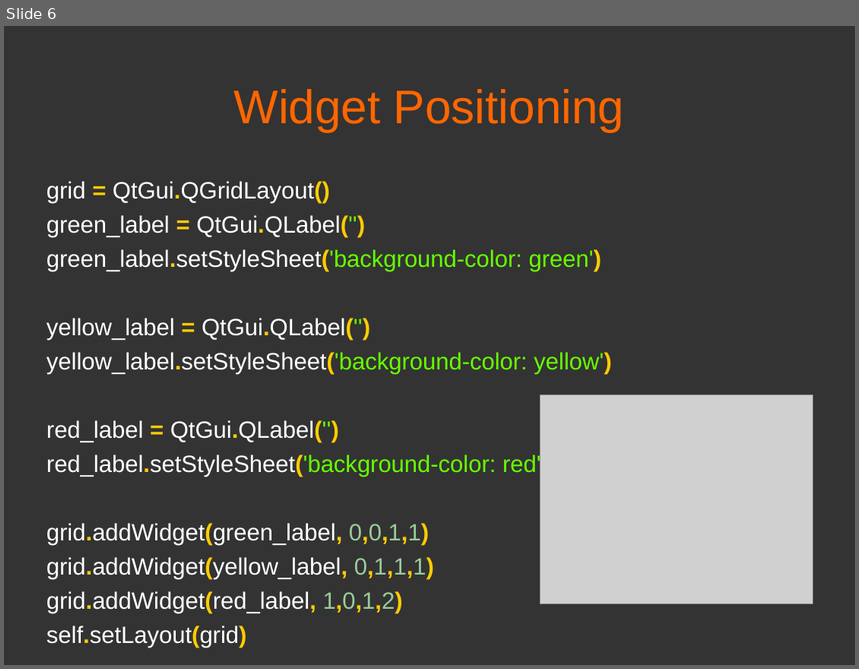
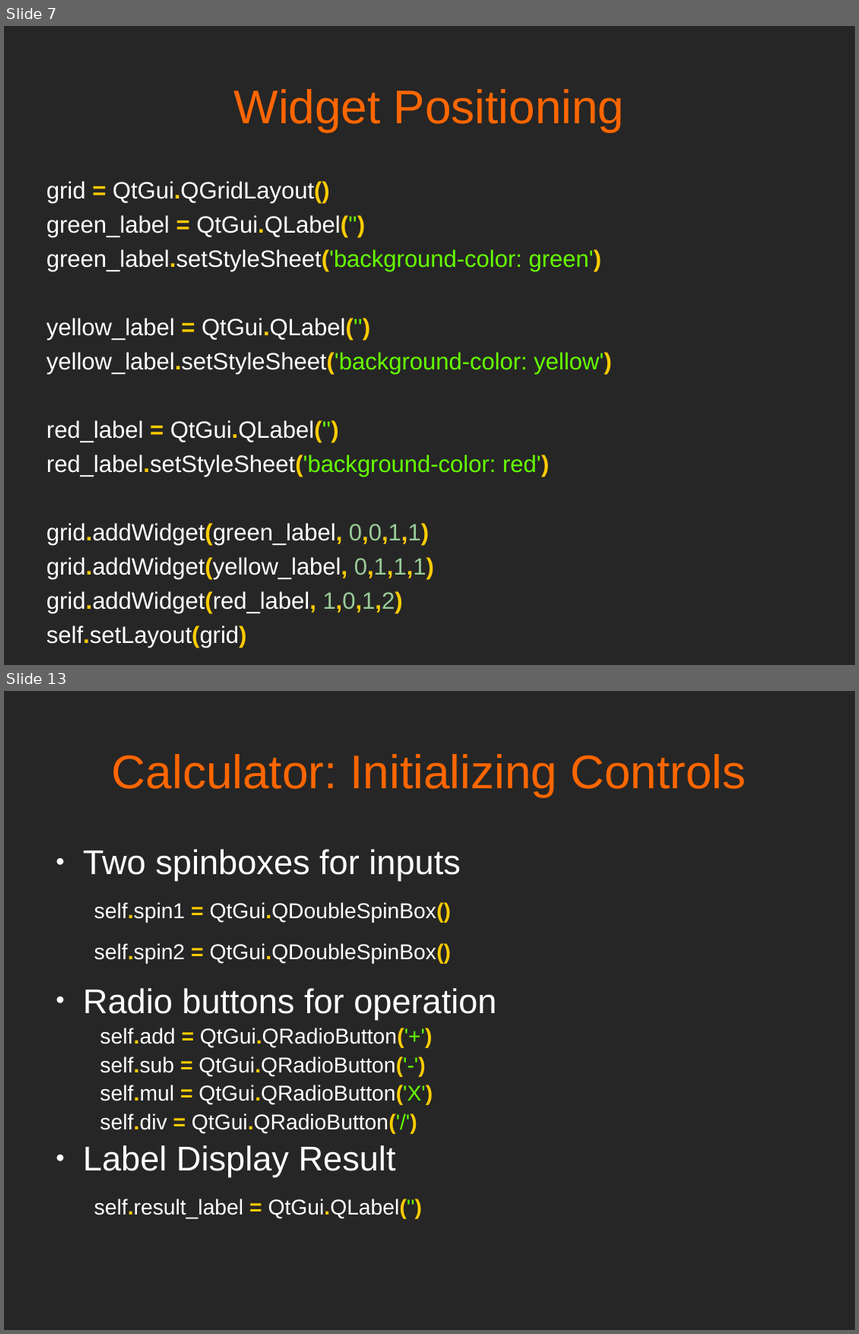
Before and after one commit to mfarhan12/qt-presentation, a slide deck: OPAG QT Presentation.odp. Shown one above the other, each under a label of ours: slide 6 before the commit, slides 7 and 13 after it; the slides between them are not shown. The pictures are 859x669 and 859x1334 pixels, drawn with LibreOffice and Linux fonts; fonts in the diff are those of the drawing; grey boxes stand for pictures. Boxes give left, top, right and bottom in pixels: in the first picture for what was removed or moved away, otherwise in the second. Text is boxed around its words. In the diff, an @@ line names an element or a change of style, - is before the commit and + after.

Commit message:
added calculator slides, modified names slightly

```diff
--- a/OPAG QT Presentation.odp
+++ b/OPAG QT Presentation.odp
@@ slide 13 added at [4, 691, 855, 1330], background #262626 @@
@@ text added at [112, 754, 746, 797], 44 pt, text #FF6600 @@
+Calculator: Initializing Controls
@@ text added at [83, 849, 496, 1219], 20 pt, text #FFFFFF @@
+● Two spinboxes for inputs
+self.spin1 = QtGui.QDoubleSpinBox()
+self.spin2 = QtGui.QDoubleSpinBox()
+● Radio buttons for operation
+self.add = QtGui.QRadioButton('+')
+self.sub = QtGui.QRadioButton('-')
+self.mul = QtGui.QRadioButton('X')
+self.div = QtGui.QRadioButton('/')
+● Label Display Result
+self.result_label = QtGui.QLabel('')
@@ what was slide 6 is now slide 7 @@
@@ slide 7 changed as well @@
@@ background #333333 to #262626 @@
@@ picture removed at [540, 395, 813, 604] @@
```
Also in this commit, not shown: 5 other slides changed, 12 other slides added, 5 other files.
